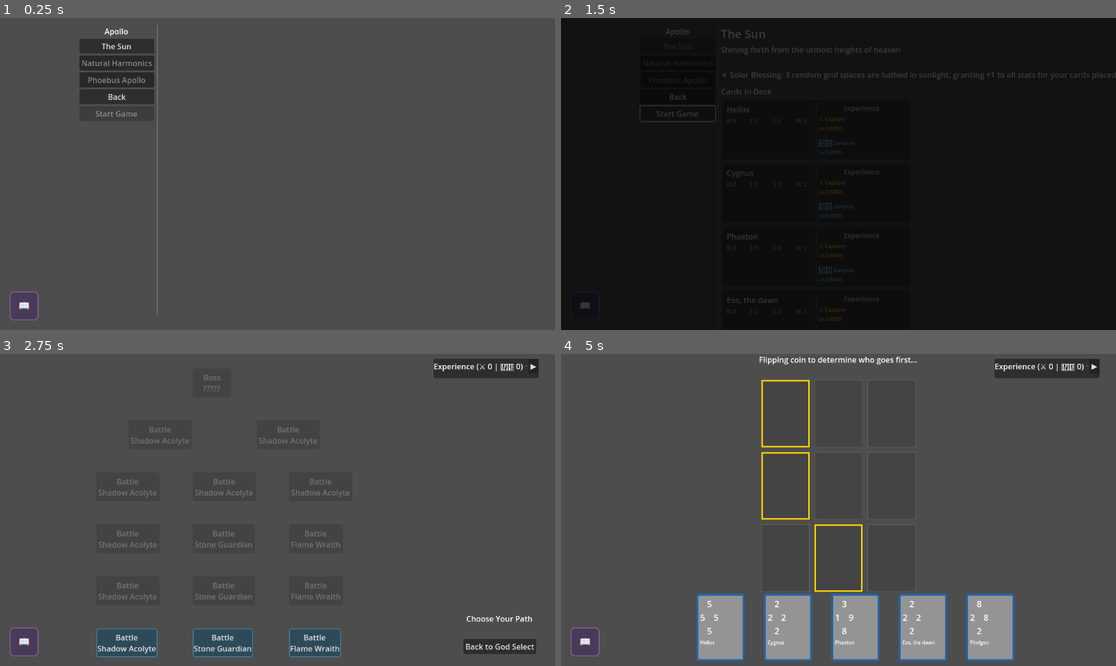
Above: before the commit, frames 1-4 (two rows, left to right).
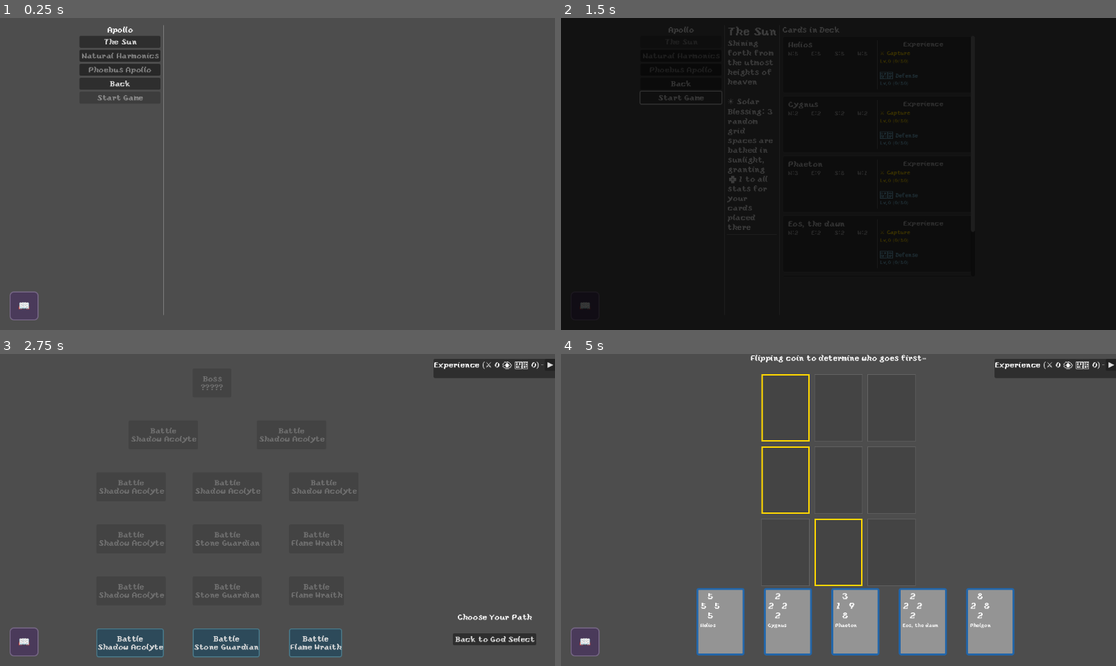
Above: after the commit, the same moments.

Repository: leslieharding/Mnemosyne
Game: Godot game, scene res://Scenes/Apollo.tscn
Same seed, same stepped clock (60 frames per second), same inputs: the game is played once before the commit and once after it. This scene is started directly instead of the project's main scene.
Inputs (mouse positions are in pixels of both pictures, inside the frame that each line leads up to):
- Up to frame 1 (0.25 s): no input
- Up to frame 2 (1.5 s): click "The Sun" at 0.5 s; click "Start Game" at 1.25 s
- Up to frame 3 (2.75 s): tap Enter (ui_accept) at 2, 2.27 s; move the mouse to (399, 494) at 2.02 s; hold Right (ui_right) from 2.03 s (still down); click (399, 494) at 2.17 s
- Up to frame 4 (5 s): release Right (ui_right) at 2.75 s; click "▶" at 2.75 s; click "▼" at 3.5 s; click "Battle Shadow Acolyte" at 4.25 s

The runs differ from the first frame. In frame 1, 1.6% of the frame differs, in the area x 14-30%, y 2-96%; in frame 2, 2.6%; in frame 3, 3.7%; in frame 4, 4.3%, in the area x 24-100%, y 0-99%.

Commit message:
fixing deck selection appearances

Diff:
--- a/Scenes/Apollo.tscn
+++ b/Scenes/Apollo.tscn
@@ -42,33 +42,42 @@
 [node name="VSeparator" type="VSeparator" parent="MainContainer"]
 layout_mode = 2
 
-[node name="RightPanel" type="VBoxContainer" parent="MainContainer"]
+[node name="RightPanel" type="HBoxContainer" parent="MainContainer"]
 layout_mode = 2
 
-[node name="DeckTitleContainer" type="VBoxContainer" parent="MainContainer/RightPanel"]
+[node name="DeckInfoContainer" type="VBoxContainer" parent="MainContainer/RightPanel"]
 layout_mode = 2
 
-[node name="SelectedDeckTitle" type="Label" parent="MainContainer/RightPanel/DeckTitleContainer"]
+[node name="DeckTitleContainer" type="VBoxContainer" parent="MainContainer/RightPanel/DeckInfoContainer"]
+layout_mode = 2
+
+[node name="SelectedDeckTitle" type="Label" parent="MainContainer/RightPanel/DeckInfoContainer/DeckTitleContainer"]
 layout_mode = 2
 theme_override_font_sizes/font_size = 24
 text = "Selected Deck Name"
 
-[node name="SelectedDeckDescription" type="Label" parent="MainContainer/RightPanel/DeckTitleContainer"]
+[node name="SelectedDeckDescription" type="Label" parent="MainContainer/RightPanel/DeckInfoContainer/DeckTitleContainer"]
 layout_mode = 2
 text = "Deck description appears here"
 
-[node name="HSeparator" type="HSeparator" parent="MainContainer/RightPanel"]
+[node name="HSeparator" type="HSeparator" parent="MainContainer/RightPanel/DeckInfoContainer"]
 layout_mode = 2
 
-[node name="CardDisplayLabel" type="Label" parent="MainContainer/RightPanel"]
+[node name="VSeparator" type="VSeparator" parent="MainContainer/RightPanel"]
+layout_mode = 2
+
+[node name="CardsContainer" type="VBoxContainer" parent="MainContainer/RightPanel"]
+layout_mode = 2
+
+[node name="CardDisplayLabel" type="Label" parent="MainContainer/RightPanel/CardsContainer"]
 layout_mode = 2
 text = "Cards in Deck"
 
-[node name="ScrollContainer" type="ScrollContainer" parent="MainContainer/RightPanel"]
+[node name="ScrollContainer" type="ScrollContainer" parent="MainContainer/RightPanel/CardsContainer"]
 custom_minimum_size = Vector2(400, 500)
 layout_mode = 2
 
-[node name="CardContainer" type="VBoxContainer" parent="MainContainer/RightPanel/ScrollContainer"]
+[node name="CardContainer" type="VBoxContainer" parent="MainContainer/RightPanel/CardsContainer/ScrollContainer"]
 layout_mode = 2
 
 [connection signal="pressed" from="MainContainer/LeftPanel/Deck1Button" to="." method="_on_deck_1_button_pressed"]
--- a/Scripts/apollo.gd
+++ b/Scripts/apollo.gd
@@ -11,9 +11,9 @@
 @onready var deck3_button = $MainContainer/LeftPanel/Deck3Button
 @onready var start_game_button = $MainContainer/LeftPanel/StartGameButton
 @onready var right_panel = $MainContainer/RightPanel
-@onready var selected_deck_title = $MainContainer/RightPanel/DeckTitleContainer/SelectedDeckTitle
-@onready var selected_deck_description = $MainContainer/RightPanel/DeckTitleContainer/SelectedDeckDescription
-@onready var card_container = $MainContainer/RightPanel/ScrollContainer/CardContainer
+@onready var selected_deck_title = $MainContainer/RightPanel/DeckInfoContainer/DeckTitleContainer/SelectedDeckTitle
+@onready var selected_deck_description = $MainContainer/RightPanel/DeckInfoContainer/DeckTitleContainer/SelectedDeckDescription
+@onready var card_container = $MainContainer/RightPanel/CardsContainer/ScrollContainer/CardContainer
 
 func _ready():
 	print("=== APOLLO SCENE STARTING ===")
@@ -415,10 +415,13 @@
 	selected_deck_title.text = deck_def.deck_name
 	selected_deck_description.text = deck_def.deck_description
 
-	# NEW: Add deck power description if present
 	var power_description = deck_def.get_power_description()
 	if power_description != "":
 		selected_deck_description.text += "\n\n" + power_description
+
+	# Ensure the description label has proper text wrapping
+	selected_deck_description.autowrap_mode = TextServer.AUTOWRAP_WORD_SMART
+	selected_deck_description.clip_contents = true
 
 	# Clear existing card displays
 	for child in card_container.get_children():
--- a/project.godot
+++ b/project.godot
@@ -23,6 +23,10 @@
 BossPredictionTrackerAutoload="*res://Scripts/boss_prediction_tracker.gd"
 CutsceneManagerAutoload="*res://Scripts/cutscene_manager.gd"
 ConversationManagerAutoload="*res://Scripts/conversation_manager.gd"
+
+[gui]
+
+theme/custom_font="uid://dj5vq1reygw03"
 
 [input]
 
Binary file added: Fonts/yoster.ttf
Not shown, added: Fonts/yoster.ttf.import
